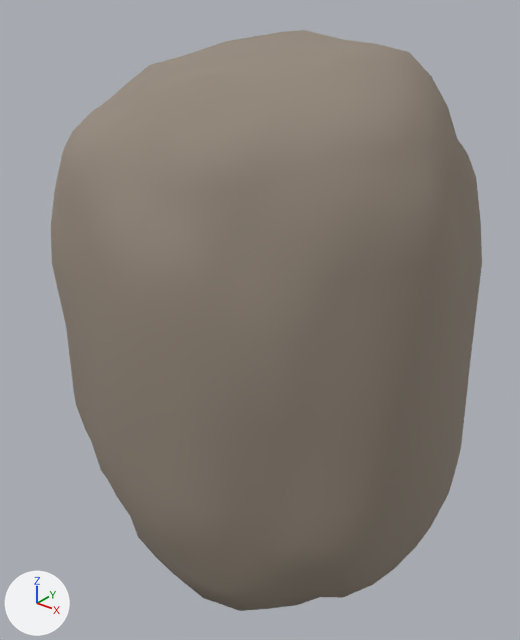
What one commit did to the Blender file assets/source/blender/rock_a.blend.
Rendered twice from a 50 mm camera at (1.95, -2.4, 0.8) aimed at (0.03, 0.0, -0.69). Arrows for +X, +Y and +Z are at lower left; the lights stay in place. The older version comes first.

The first picture shows 'Rock'.
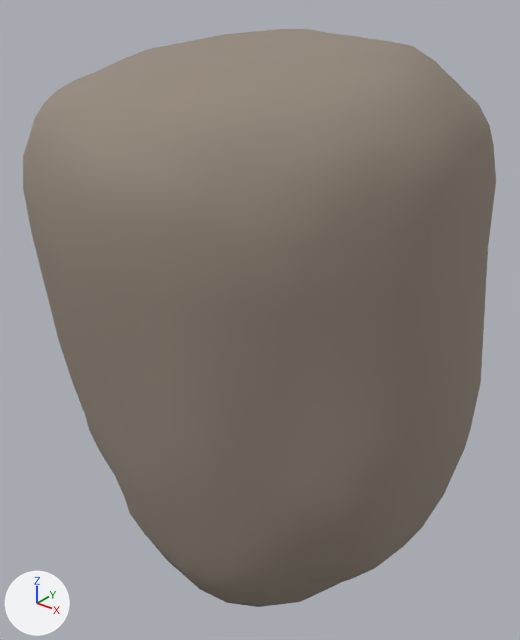
Changed parts and their boxes [x1, y1, x2, y2] in the pictures (520 x 640 px):
'Rock', reshaped (10% wider)
    before: [51, 30, 482, 611]
    after: [23, 29, 496, 607]

What changed in the scene script:
```text
Change me_rock_mesh:
    used by ob_rock; location = (0.0, 0.0, 0.0)
    remove me_rock_mesh.from_pydata(...)  # 642 vertices, 1280 faces; spans x -0.99..1.05, y -0.87..0.84, z -2.0..0.58
    add me_rock_mesh.from_pydata(...)  # 642 vertices, 1280 faces; spans x -1.03..1.09, y -0.96..0.94, z -2.0..0.58
    me_rock_mesh part 1: 641 of 642 vertices moved; they spanned x -0.99..1.05, y -0.87..0.84, z -2.0..0.57 and now span x -1.03..1.09, y -0.96..0.94, z -2.0..0.58; mean shift (0.0, 0.0, 0.2); largest move (-0.14, 0.81, -0.71) -> (-0.16, 0.93, -0.2)
```
